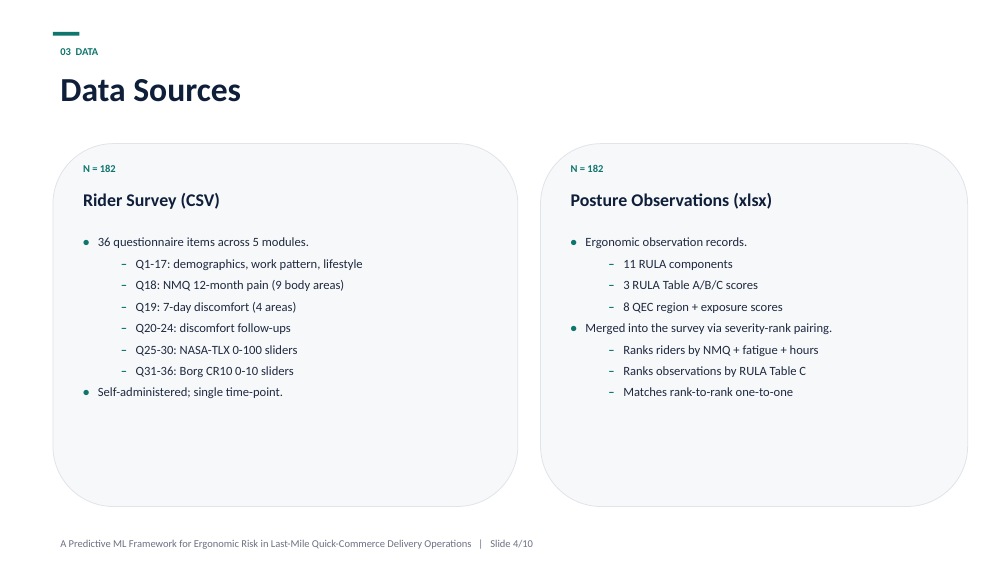
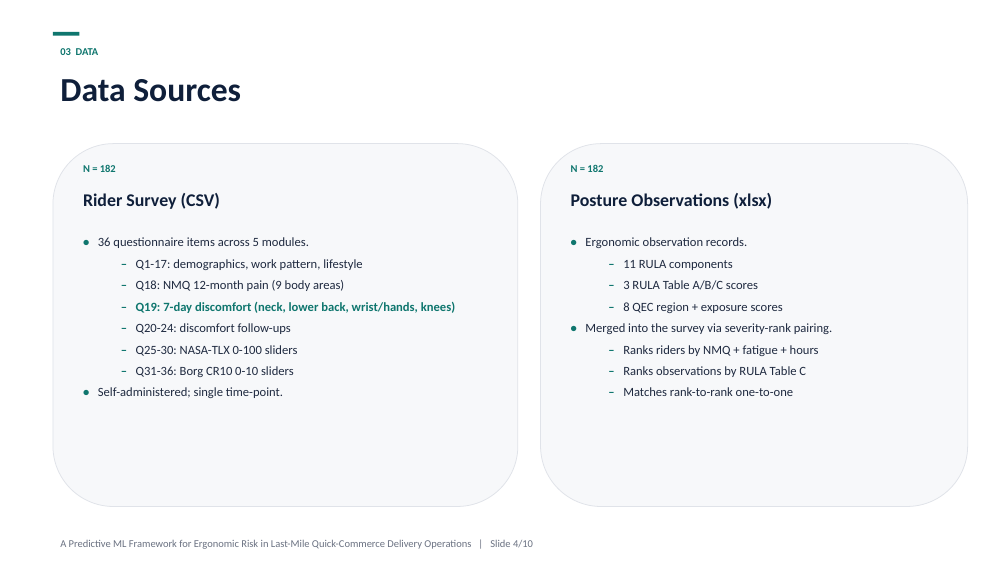
Before and after one commit to AilaVishnu/ergonomic-risk-factor-prediction, a slide deck: slide 4 of deck/Review_Presentation.pptx. Drawn at 1008x567 pixels with LibreOffice and Linux fonts; fonts in the diff are those of the drawing. Boxes give left, top, right and bottom in pixels: in the first picture for what was removed or moved away, otherwise in the second. Text is boxed around its words. In the diff, an @@ line names an element or a change of style, - is before the commit and + after.

```diff
--- a/deck/Review_Presentation.pptx
+++ b/deck/Review_Presentation.pptx
@@ text at [136,302,455,313]: text changed; text colour #1F2A40 to #0F766E; bold on @@
-  – Q19: 7-day discomfort (4 areas)
+  – Q19: 7-day discomfort (neck, lower back, wrist/hands, knees)
```
Also in this commit, not shown: 1 other slide changed.
